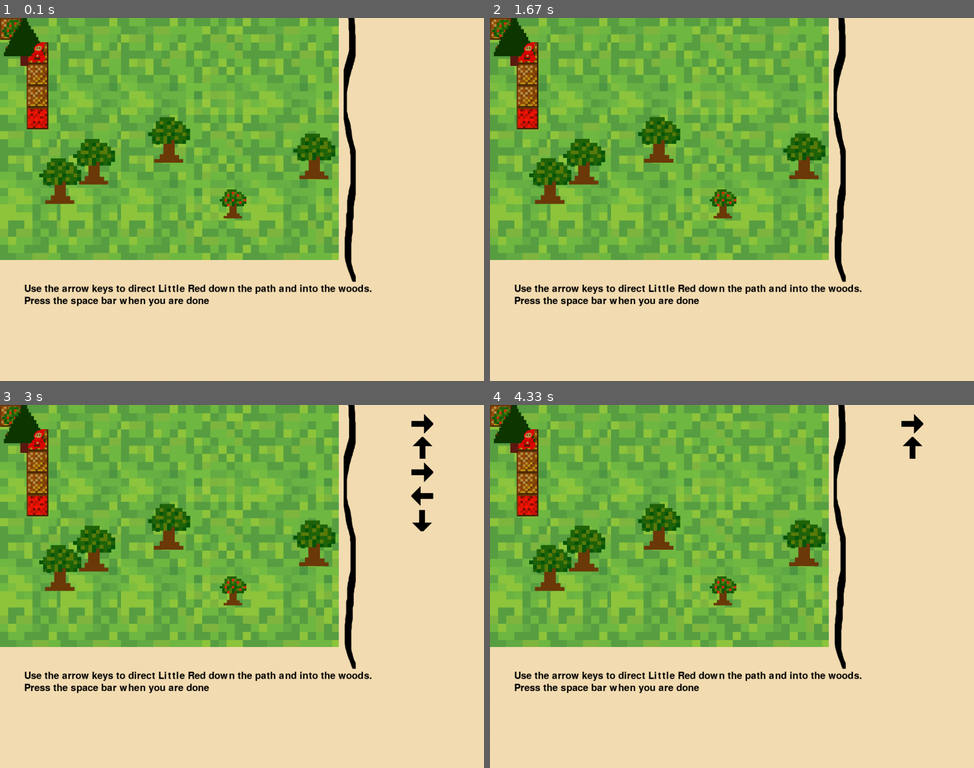
Above: before the commit, frames 1-4 (two rows, left to right).
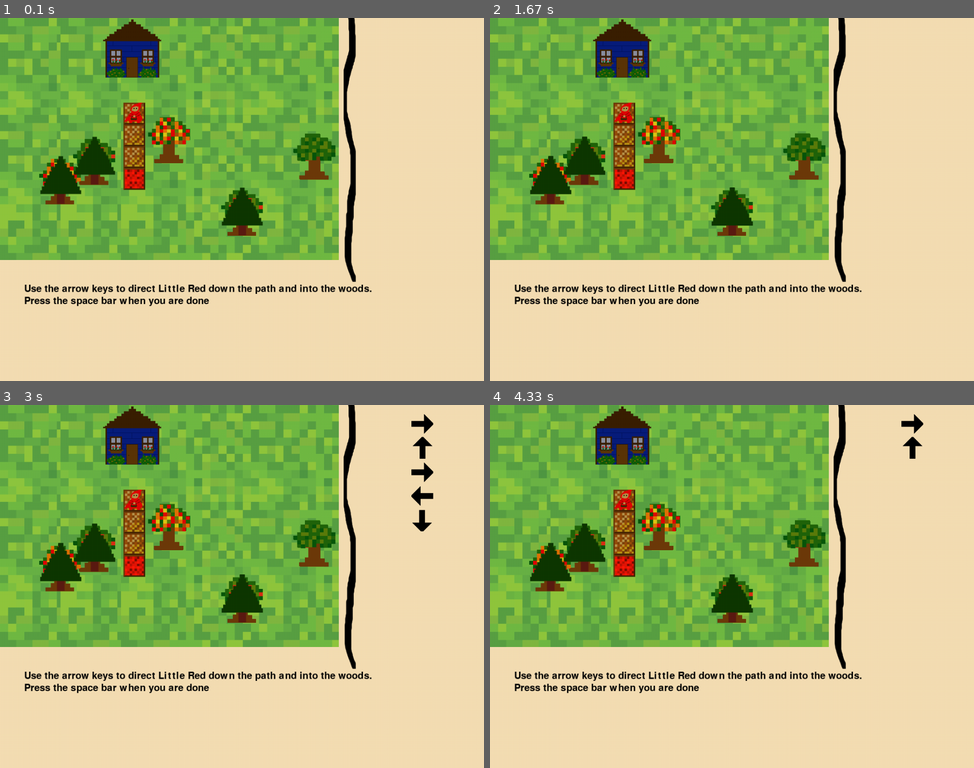
Above: after the commit, the same moments.

Repository: demonswaltz/fairy-tale-game
Game: pygame game, started from fairy-tale.py
Same seed, same stepped clock (60 frames per second), same inputs: the game is played once before the commit and once after it. The source is Python 2; it was converted automatically to run under Python 3.
Inputs:
- Up to frame 1 (0.1 s): no input
- Up to frame 2 (1.67 s): tap Space at 0.33, 0.73, 1.03, 1.23, 1.57 s; hold Right 0.67-1.13 s; hold Up 1.17-1.47 s; hold Right from 1.5 s (still down)
- Up to frame 3 (3 s): tap Space at 1.87, 2.07, 2.37, 2.63, 2.97 s; release Right at 1.97 s; hold Left 2-2.53 s; hold Down 2.57-2.87 s; hold Left from 2.9 s (still down)
- Up to frame 4 (4.33 s): tap Space at 3.27, 3.4, 3.8, 4.1 s; release Left at 3.3 s; hold Up 3.33-3.7 s; hold Right from 3.73 s (still down)

The runs differ from the first frame. In frame 1, 6.9% of the frame differs, in the area x 0-70%, y 0-60%; in frame 2, 6.9%; in frame 3, 6.9%; in frame 4, 6.9%.

Commit message:
end of day save

Diff:
--- a/fairy-tale.py
+++ b/fairy-tale.py
@@ -95,6 +95,7 @@
 redpathimg = "resources/images/redpath.png"
 treeimg1 = "resources/images/tree1.png"
 treeimg2 = "resources/images/tree2.png"
+treeimg3 = "resources/images/tree3.png"
 treeimg5 = "resources/images/tree5.png"
 lilImage="resources/images/lilRed.png"
 up = "resources/images/up.png"
@@ -111,6 +112,7 @@
 		pygame.display.set_caption("LEVEL "+ lev_str)
 		screen.fill((245,222,179))
 		screen.blit(puzzleArea, (0,0))
+		screen.blit(house, (213, 3))
 		pathTiles.draw(screen)
 		happyTrees.draw(screen)
 		redGroup.draw(screen)
@@ -288,7 +290,7 @@
 			count = 0
 	else:
 		collide = False
-		#level += 1
+		level += 1
 #The very first level
 def levelOne():
 	print "levelOne"
@@ -304,25 +306,23 @@
 
 	spaceBar = False
 	count = 0
-	playerpos = [55,50]
+	playerpos = [255,175]
 	for x in range(width/grass.get_width()+1):
 		for y in range(height/grass.get_height()+1):
 			puzzleArea.blit(grass,(x*125,y*200))
 	path1 = Path()
 	path2 = Path()
 	path3 = Path()
-	path4 = Path()
 	path1.set_image(path)
 	path2.set_image(path)
 	path3.set_image(path)
-	path4.set_image(path)
 	redStone.set_image(redpathimg)
 	path1.set_pos(playerpos[0],playerpos[1])
-	path2.set_pos (55, 95)
-	path3.set_pos (55, 140)
-	redStone.set_pos(55, 185)
-	pathTiles.add(path1, path2, path3, path4)
-	stonePile= [path1, path2, path3, path4]
+	path2.set_pos (255, 220)
+	path3.set_pos (255, 265)
+	redStone.set_pos(255, 310)
+	pathTiles.add(path1, path2, path3)
+	stonePile= [path1, path2, path3]
 	tree1 = Tree()
 	tree2 = Tree()
 	tree3 = Tree()
@@ -335,23 +335,66 @@
 	tree10 = Tree()
 	tree11 = Tree()
 	tree12 = Tree()
+	tree13 = Tree()
+	tree14 = Tree()
+	tree15 = Tree()
+	tree16= Tree()
+	tree17= Tree()
+	tree18= Tree()
+	tree19= Tree()
+	tree20= Tree()
+	tree21= Tree()
+	tree22 = Tree()
+	tree23 = Tree()
+	tree24 = Tree()
 	tree1.set_image(treeimg1)
 	tree2.set_image(treeimg1)
 	tree3.set_image(treeimg1)
-	tree4.set_image(treeimg1)
+	tree4.set_image(treeimg3)
 	tree5.set_image(treeimg2)
 	tree6.set_image(treeimg2)
 	tree7.set_image(treeimg2)
-	tree8.set_image(treeimg2)
+	tree8.set_image(treeimg3)
 	tree9.set_image(treeimg5)
 	tree10.set_image(treeimg5)
 	tree11.set_image(treeimg5)
-	tree12.set_image(treeimg5)
+	tree12.set_image(treeimg1)
+	tree13.set_image(treeimg1)
+	tree14.set_image(treeimg3)
+	tree15.set_image(treeimg1)
+	tree16.set_image(treeimg2)
+	tree17.set_image(treeimg2)
+	tree18.set_image(treeimg2)
+	tree19.set_image(treeimg3)
+	tree20.set_image(treeimg5)
+	tree21.set_image(treeimg5)
+	tree22.set_image(treeimg5)
+	tree23.set_image(treeimg5)
+	tree24.set_image(treeimg3)
 	tree1.set_pos(145, 245)
 	tree2.set_pos(600, 234)
 	tree3.set_pos(300, 200)
 	tree4.set_pos(75, 285)
 	tree5.set_pos(450, 350)
+	tree6.set_pos(145, 245)
+	tree7.set_pos(600, 234)
+	tree8.set_pos(300, 200)
+	tree9.set_pos(75, 285)
+	tree10.set_pos(450, 350)
+	tree11.set_pos(145, 245)
+	tree12.set_pos(600, 234)
+	tree13.set_pos(300, 200)
+	tree14.set_pos(75, 285)
+	tree15.set_pos(450, 350)
+	tree16.set_pos(145, 245)
+	tree17.set_pos(600, 234)
+	tree18.set_pos(300, 200)
+	tree19.set_pos(75, 285)
+	tree20.set_pos(450, 350)
+	tree21.set_pos(145, 245)
+	tree22.set_pos(600, 234)
+	tree23.set_pos(300, 200)
+	tree24.set_pos(75, 285)
 	happyTrees.add(tree1, tree2, tree3, tree4, tree5, tree6, tree7, tree8, tree9, tree10, tree11, tree12)
 	pathTiles.draw(screen)
 	happyTrees.draw(screen)
Not shown, changed: pastebin
Binary file changed: resources/images/tree2.png
Binary file changed: resources/images/tree3.png
Not shown, added: resources/images/tree2.xcf
Not shown, added: resources/images/tree3.xcf
